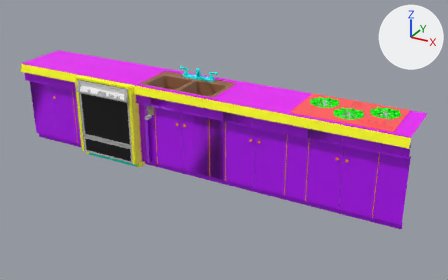
Two versions of the FBX model Furniture/KitchenCabinets_high.fbx, one commit apart.
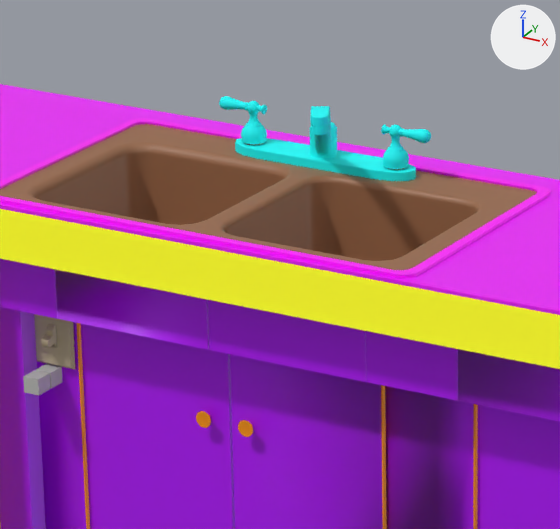
The first picture shows the older version from a camera (50 mm lens) standing at (0.362, -1.01, 0.551) and looking at (-0.163, -0.056, 0.074). The close-ups show both versions on the part from 31% to 54% of the width and 18% to 51% of the height of that picture; other places that the commit changed are outside them. The axes (+X, +Y, +Z) are drawn at upper right. The lights are the same throughout. Where no turn or scale is listed for an object, it has been applied to the vertices. Vertices at the same position are counted once.

In view in the first close-up: 'Countertop', 'Sink'.
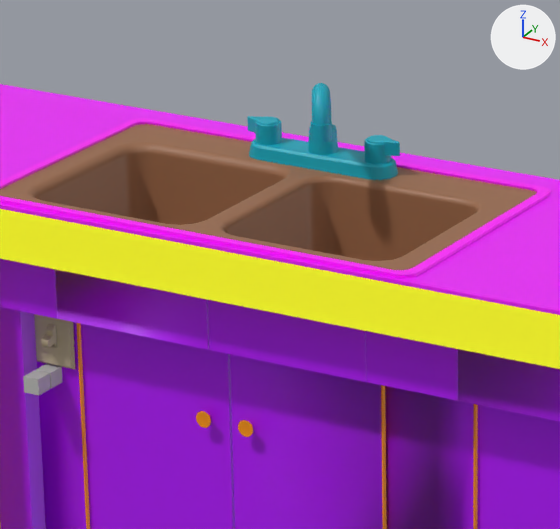
Where the newer file only moved an object's origin or applied its transform, the numbers keep the older frame.

The change, as a diff of the scene's bpy script:
```diff
--- a/Furniture/KitchenCabinets_high.fbx.py
+++ b/Furniture/KitchenCabinets_high.fbx.py
@@ mat_faucet @@
+mat_faucet = principled_material('faucet')
+mat_faucet.base_color = (0.0, 0.386, 0.5)  # cyan #00a7bc
@@ me_mesh_002 @@
 # used by ob_sink; location = (-0.2365, -0.0623, 0.1707)
-me_mesh_002.from_pydata(...)  # 4544 vertices, 8665 faces; spans x -0.085..0.085, y -0.05..0.05, z -0.04..0.04
+me_mesh_002.from_pydata(...)  # 1957 vertices, 3677 faces; spans x -0.085..0.085, y -0.05..0.05, z -0.04..0.042
+# me_mesh_002 part 1: a new loose piece of 82 vertices spanning x 0.013..0.02, y 0.006..0.014, z 0.025..0.031, in mat_faucet (cyan #00a7bc)
+# me_mesh_002 part 2: a new loose piece of 61 vertices spanning x 0.018..0.027, y 0.033..0.042, z 0.011..0.018, in mat_faucet (cyan #00a7bc)
+# me_mesh_002 part 3: 9 loose pieces with 2308 vertices, spanning x -0.041..0.043, y 0.034..0.043, z 0.01..0.024, are deleted
+# me_mesh_002 part 4: 43 vertices moved from x -0.027..0.031, y 0.009..0.042, z 0.009..0.035 to x -0.027..0.031, y 0.009..0.042, z 0.011..0.035; 1308 vertices removed from x -0.035..0.037, y -0.01..0.045, z 0.001..0.04; 886 vertices added at x -0.03..0.031, y 0.007..0.044, z 0.005..0.042
 me_mesh_002.materials.append(mat_drain_matte_black)
@@ me_mesh_002 @@
 me_mesh_002.materials.append(mat_sink_edge)
-me_mesh_002.materials.append(mat_sink_chrome)  # cyan #00ffff
+me_mesh_002.materials.append(mat_faucet)  # cyan #00a7bc
```

Where the change shows, as pixel boxes [x1, y1, x2, y2] in the close-ups (560 x 529 px; the box of a moved part takes in the faces that stretch with it):
'Sink', reshaped: before [0, 96, 551, 278]; after [0, 83, 551, 278]
part 1 of me_mesh_002, added: after [310, 121, 332, 143]
part 2 of me_mesh_002, added (cyan): after [364, 138, 391, 164]
part 3 of me_mesh_002, deleted (cyan): before [219, 96, 431, 169]
part 4 of me_mesh_002, moved or reshaped: before [235, 106, 416, 181]; after [247, 83, 400, 180]
